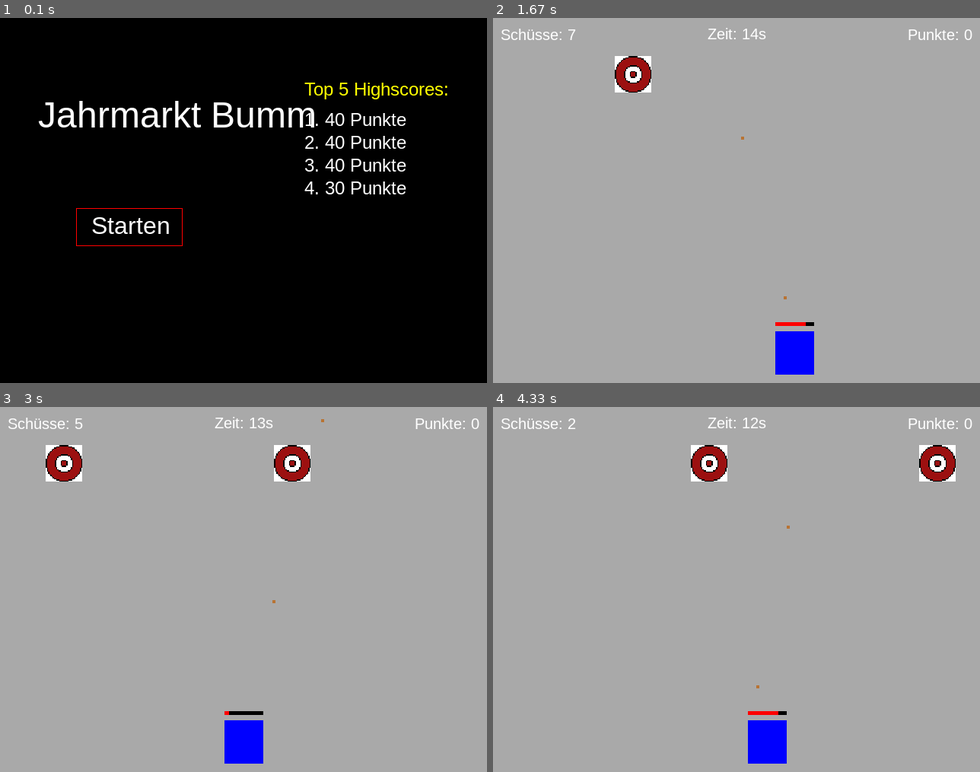
Above: before the commit, frames 1-4 (two rows, left to right).
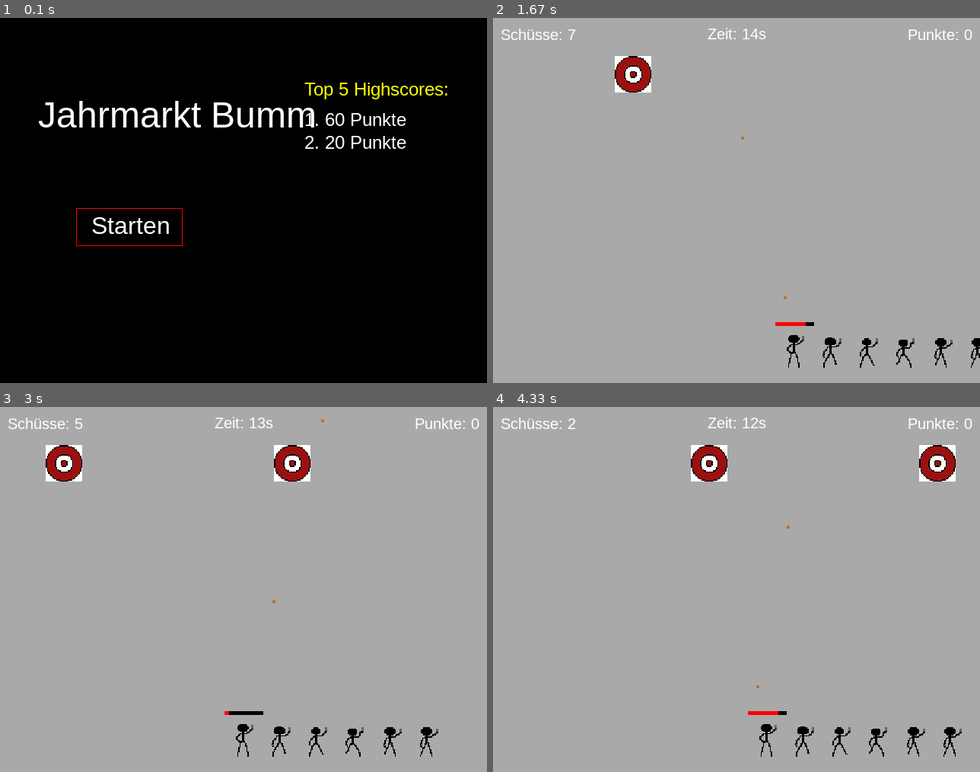
Above: after the commit, the same moments.

Repository: 25-26-1AHIF/pygameproject-JahrmarktBumm_Teodor_Simon
Game: pygame game, started from main.py
Two runs of this game, one before a commit and one after it. Both use one fixed random seed, a clock stepped at 60 frames per second and the inputs below.
Inputs:
- Up to frame 1 (0.1 s): no input
- Up to frame 2 (1.67 s): click "Starten" at 0.38 s; tap Space at 0.67, 1.07, 1.37, 1.57 s; hold D 1-1.47 s; hold D from 1.5 s (still down)
- Up to frame 3 (3 s): tap Space at 1.87, 2.07, 2.37, 2.63, 2.93 s; release D at 1.97 s; hold A 2-2.53 s; hold A 2.57-2.97 s
- Up to frame 4 (4.33 s): hold D 3-3.63 s; tap Space at 3.07, 3.37, 3.73, 4.03, 4.23 s; hold A 3.67-4.13 s; hold D from 4.17 s (still down)

The runs differ from the first frame. In frame 1, 0.6% of the frame differs, in the area x 62-84%, y 26-49%; in frame 2, 1.4%; in frame 3, 1.4%, in the area x 46-90%, y 85-98%; in frame 4, 1.4%.

Commit message:
Player Grafik

Diff:
--- a/game/player.py
+++ b/game/player.py
@@ -11,6 +11,7 @@
         self.x_pos = gv.SCREEN_WIDTH // 2 - self.width // 2
         self.y_pos = gv.SCREEN_HEIGHT - self.height - 10
         self.bullets = bullets
+        self.image = pygame.image.load("Assets/Player_sprito.png")
 
     def get_rect(self):
         return pygame.Rect(self.x_pos, self.y_pos, self.width, self.height)
@@ -29,4 +30,5 @@
         if keys[pygame.K_d] and self.x_pos < gv.SCREEN_WIDTH - self.width:
             self.x_pos += 2
 
-        pygame.draw.rect(self.screen, "blue", self.get_rect())
+       # pygame.draw.rect(self.screen, "blue", self.get_rect())
+        self.screen.blit(self.image, (self.x_pos, self.y_pos))
--- a/highscores.json
+++ b/highscores.json
@@ -1 +1 @@
-[40, 40, 40, 30]
+[60, 20]
